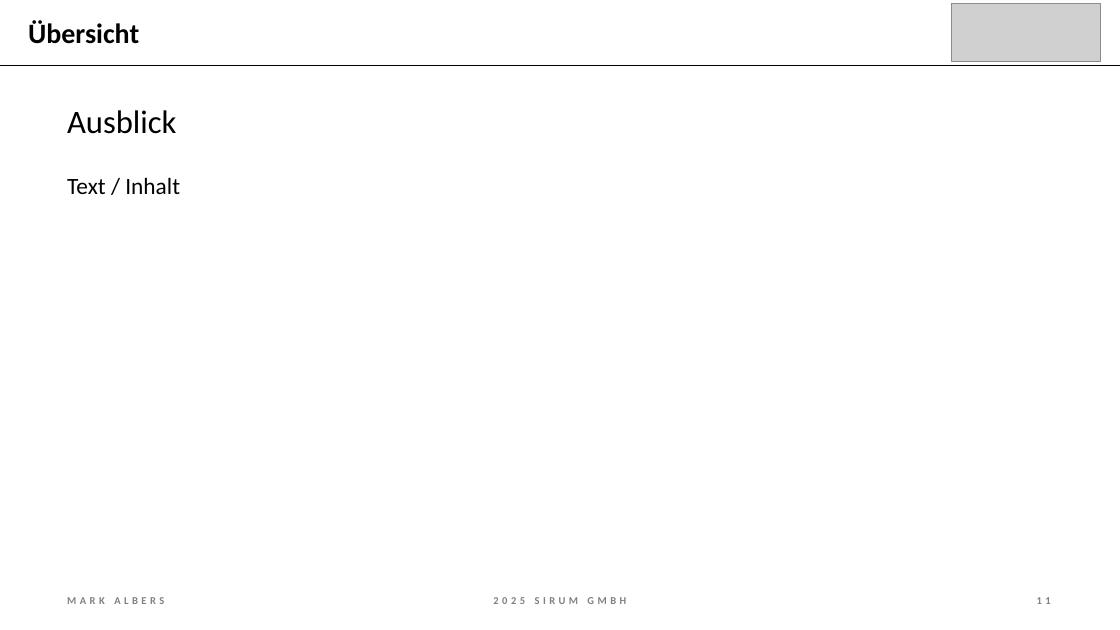
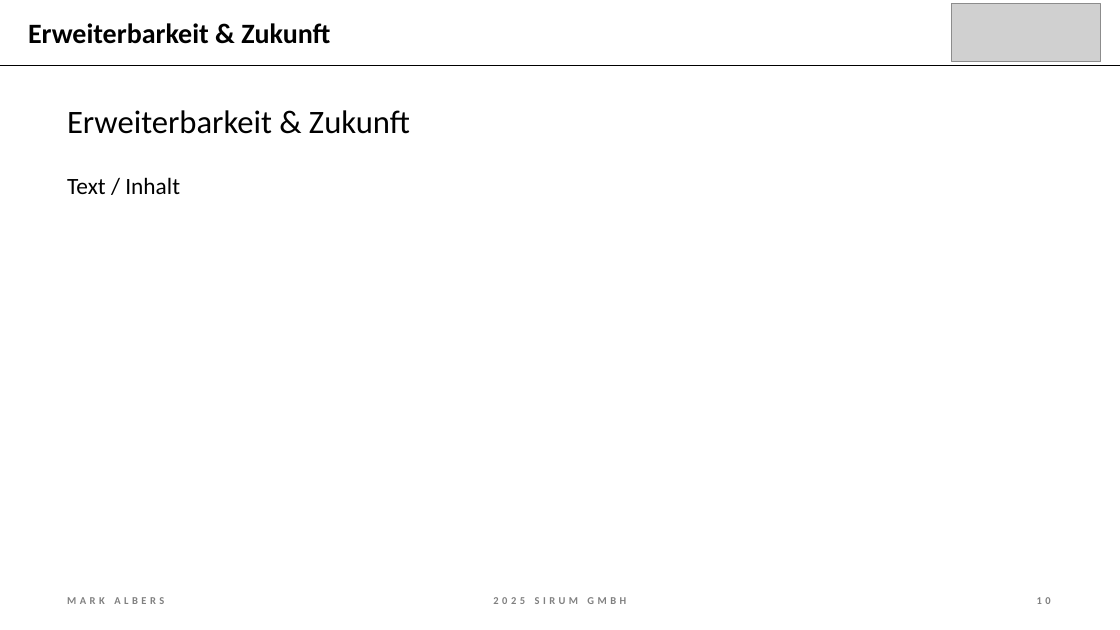
Before and after one commit to mork02/IHK-Projekt, a slide deck: slide 10 of Präsentation/Entwicklung eines Odoo-Moduls zur ZIP-komprimierten Dateiverwaltung im Dokumentenmanagementsystem.pptx (slide 11 before the commit). Drawn at 1120x630 pixels with LibreOffice and Linux fonts; fonts in the diff are those of the drawing; grey boxes stand for pictures. Boxes give left, top, right and bottom in pixels: in the first picture for what was removed or moved away, otherwise in the second. Text is boxed around its words. In the diff, an @@ line names an element or a change of style, - is before the commit and + after.

```diff
--- a/Präsentation/Entwicklung eines Odoo-Moduls zur ZIP-komprimierten Dateiverwaltung im Dokumentenmanagementsystem.pptx
+++ b/Präsentation/Entwicklung eines Odoo-Moduls zur ZIP-komprimierten Dateiverwaltung im Dokumentenmanagementsystem.pptx
@@ title at (28,23,330,44): text changed @@
-Übersicht
+Erweiterbarkeit & Zukunft
@@ text at (67,110,410,134): text changed @@
-Ausblick
+Erweiterbarkeit & Zukunft
@@ page number at (1037,597,1051,604): text changed @@
-11
+10
```
Also in this commit, not shown: 9 other slides changed, 1 slide added, 1 slide removed, 1 other file.
